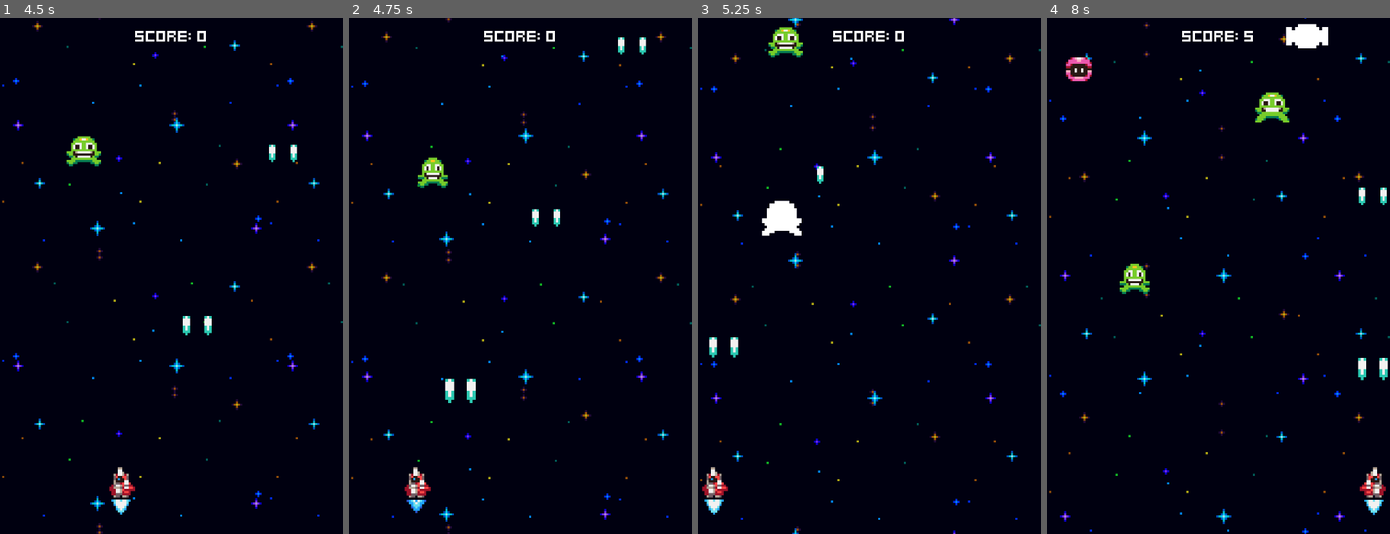
Above: before the commit, frames 1-4 (left to right).
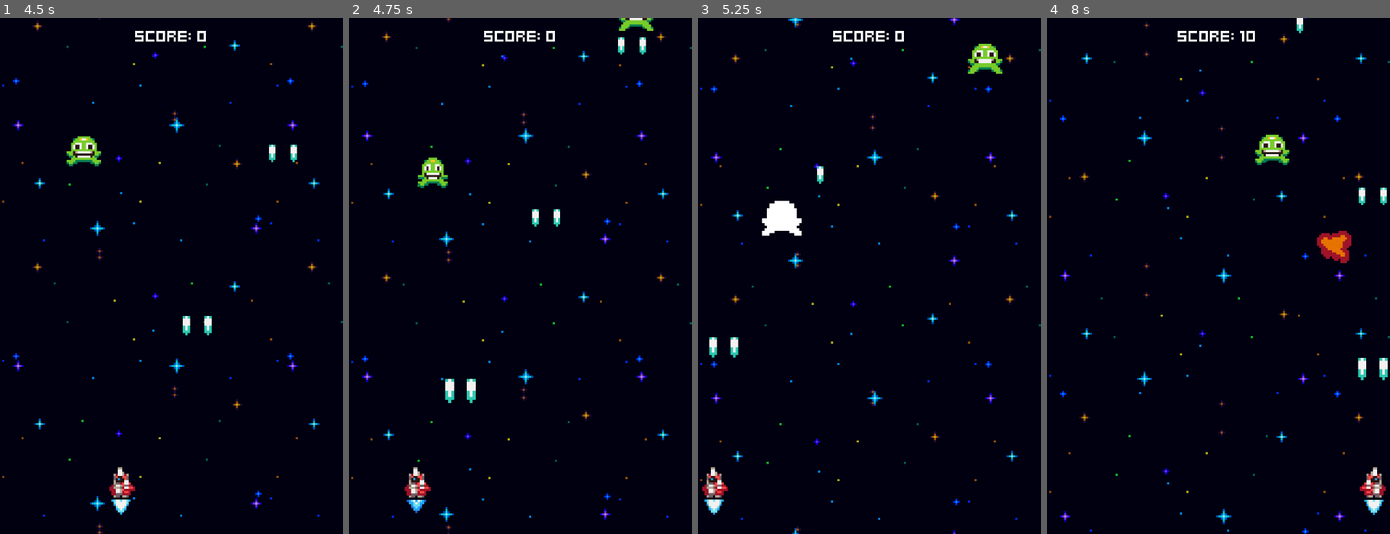
Above: after the commit, the same moments.

Repository: najamsk/godotTutorial_spaceShooter
Game: Godot game, scene res://menus/menu.tscn
Two runs of this game, one before a commit and one after it. Both use one fixed random seed, a clock stepped at 60 frames per second and the inputs below.
Inputs:
- Up to frame 1 (4.5 s): tap Space at 0.5 s; hold Right (ui_right) 0.53-1.28 s; tap Enter (ui_accept) at 0.77, 1.52, 3.02, 3.77 s; hold Left (ui_left) 1.28-2.03 s; hold Right (ui_right) 2.03-3.53 s; hold Left (ui_left) from 3.53 s (still down)
- Up to frame 2 (4.75 s): keep holding Left (ui_left); tap Enter (ui_accept) at 4.52 s
- Up to frame 3 (5.25 s): keep holding Left (ui_left)
- Up to frame 4 (8 s): release Left (ui_left) at 5.78 s; hold Right (ui_right) from 5.78 s (still down); tap Enter (ui_accept) at 6.02, 6.77, 7.52 s

Frame 1 is identical in both runs. In frame 2, 0.2% of the frame differs, in the area x 78-89%, y 0-3%; in frame 3, 0.9%; in frame 4, 2.8%, in the area x 5-89%, y 0-54%.

Commit message:
score based difficulty

Diff:
--- a/enemies/enemy_generator.gd
+++ b/enemies/enemy_generator.gd
@@ -3,6 +3,8 @@
 @export var GreenEnemyScene: PackedScene
 @export var YellowEnemyScene: PackedScene
 @export var PinkEnemyScene: PackedScene
+@export var game_stats: GameStats
+
 
 @onready var spawner_component: SpawnerComponent = $SpawnerComponent
 @onready var green_enemy_spawn_timer: Timer = $GreenEnemySpawnTimer
@@ -15,12 +17,19 @@
 
 # Called when the node enters the scene tree for the first time.
 func _ready() -> void:
-	green_enemy_spawn_timer.timeout.connect(handle_spawn.bind(GreenEnemyScene, green_enemy_spawn_timer))
-	yellow_enemy_spawn_timer.timeout.connect(handle_spawn.bind(YellowEnemyScene, yellow_enemy_spawn_timer))
-	pink_enemy_spawn_timer.timeout.connect(handle_spawn.bind(PinkEnemyScene, pink_enemy_spawn_timer))
+	green_enemy_spawn_timer.timeout.connect(handle_spawn.bind(GreenEnemyScene, green_enemy_spawn_timer, 3.0))
+	yellow_enemy_spawn_timer.timeout.connect(handle_spawn.bind(YellowEnemyScene, yellow_enemy_spawn_timer, 5.0))
+	pink_enemy_spawn_timer.timeout.connect(handle_spawn.bind(PinkEnemyScene, pink_enemy_spawn_timer, 10.0))
+	game_stats.score_changed.connect(func(new_score: int):
+		if new_score > 10:
+			yellow_enemy_spawn_timer.process_mode = Node.ProcessMode.PROCESS_MODE_INHERIT
+		if new_score > 50:
+			pink_enemy_spawn_timer.process_mode = Node.ProcessMode.PROCESS_MODE_INHERIT
+	)
 
 
-func handle_spawn(eneme_scene: PackedScene, timer: Timer) -> void:
+func handle_spawn(eneme_scene: PackedScene, timer: Timer, time_offset: float = 1.0) -> void:
 	spawner_component.scene = eneme_scene
 	spawner_component.spawn(Vector2(randf_range(margin, screen_width-margin), -16))
-	timer.start()
+	var spawn_rate = time_offset / (0.5 + (game_stats.score * 0.01))
+	timer.start(spawn_rate * randf_range(0.25, 0.5))
--- a/enemies/enemy_generator.tscn
+++ b/enemies/enemy_generator.tscn
@@ -1,14 +1,18 @@
-[gd_scene load_steps=5 format=3 uid="uid://crgp7u7rfrqpt"]
+[gd_scene load_steps=7 format=3 uid="uid://crgp7u7rfrqpt"]
 
 [ext_resource type="Script" uid="uid://dhqdsewdraka" path="res://enemies/enemy_generator.gd" id="1_k80ol"]
 [ext_resource type="Script" uid="uid://cpbm3in1nk6bt" path="res://components/spawner_component.gd" id="2_d5nw7"]
 [ext_resource type="PackedScene" uid="uid://cnfj60jbeayhw" path="res://enemies/green_enemy.tscn" id="2_m4hnj"]
 [ext_resource type="PackedScene" uid="uid://crkic1lw2d8xh" path="res://enemies/yellow_enemy.tscn" id="3_m4hnj"]
+[ext_resource type="PackedScene" uid="uid://dc2mykjeyuap8" path="res://enemies/pink_enemy.tscn" id="4_fag5v"]
+[ext_resource type="Resource" uid="uid://0bpsy03024ca" path="res://game_stats.tres" id="5_rpav0"]
 
 [node name="EnemyGenerator" type="Node2D"]
 script = ExtResource("1_k80ol")
 GreenEnemyScene = ExtResource("2_m4hnj")
 YellowEnemyScene = ExtResource("3_m4hnj")
+PinkEnemyScene = ExtResource("4_fag5v")
+game_stats = ExtResource("5_rpav0")
 
 [node name="SpawnerComponent" type="Node2D" parent="."]
 script = ExtResource("2_d5nw7")
@@ -20,11 +24,13 @@
 autostart = true
 
 [node name="YellowEnemySpawnTimer" type="Timer" parent="."]
+process_mode = 4
 wait_time = 5.0
 one_shot = true
 autostart = true
 
 [node name="PinkEnemySpawnTimer" type="Timer" parent="."]
+process_mode = 4
 wait_time = 5.0
 one_shot = true
 autostart = true
--- a/enemies/pink_enemy.gd
+++ b/enemies/pink_enemy.gd
@@ -7,6 +7,9 @@
 @onready var move_side_state: TimedStateComponent = %MoveSideState
 @onready var pause_state: TimedStateComponent = %PauseState
 @onready var move_side_component: MoveComponent = %MoveSideComponent
+@onready var fire_state: StateComponent = %FireState
+@onready var projectile_spawner_component: SpawnerComponent = %ProjectileSpawnerComponent
+
 
 
 # Called when the node enters the scene tree for the first time.
@@ -20,7 +23,15 @@
 	move_side_component.velocity.x = [-20, 20].pick_random()
 
 	move_down_state.state_finished.connect(move_side_state.enable)
-	move_side_state.state_finished.connect(pause_state.enable)
+	#move_side_state.state_finished.connect(pause_state.enable)
+	move_side_state.state_finished.connect(func():
+		fire_state.enable()
+		scale_component.tween_scale()
+		projectile_spawner_component.spawn(global_position)
+		fire_state.disable()
+		fire_state.state_finished.emit()
+	)
+	fire_state.state_finished.connect(pause_state.enable)
 	pause_state.state_finished.connect(move_down_state.enable)
 
 	move_down_state.enable()
--- a/enemies/pink_enemy.tscn
+++ b/enemies/pink_enemy.tscn
@@ -6,6 +6,9 @@
 [ext_resource type="Script" uid="uid://bq3ofsjqcmk7o" path="res://components/move_component.gd" id="5_mik3f"]
 [ext_resource type="Script" uid="uid://voopolb4cr3j" path="res://components/border_bounce_component.gd" id="6_7dxut"]
 [ext_resource type="Script" uid="uid://ccasnm265pqmt" path="res://components/timed_state_componoent.gd" id="6_67erp"]
+[ext_resource type="Script" uid="uid://mssghxo5gtaf" path="res://components/state_component.gd" id="7_3uis6"]
+[ext_resource type="Script" uid="uid://cpbm3in1nk6bt" path="res://components/spawner_component.gd" id="8_idvas"]
+[ext_resource type="PackedScene" uid="uid://cy571jdqmjti5" path="res://projectiles/pink_enemy_projectile.tscn" id="9_4s7jl"]
 
 [sub_resource type="AtlasTexture" id="AtlasTexture_0kney"]
 atlas = ExtResource("2_psv4m")
@@ -113,7 +116,18 @@
 move_component = NodePath("../MoveSideComponent")
 metadata/_custom_type_script = "uid://voopolb4cr3j"
 
-[node name="PauseState" type="Node" parent="States" index="2"]
+[node name="FireState" type="Node" parent="States" index="2"]
+unique_name_in_owner = true
+script = ExtResource("7_3uis6")
+metadata/_custom_type_script = "uid://mssghxo5gtaf"
+
+[node name="ProjectileSpawnerComponent" type="Node2D" parent="States/FireState" index="0"]
+unique_name_in_owner = true
+script = ExtResource("8_idvas")
+scene = ExtResource("9_4s7jl")
+metadata/_custom_type_script = "uid://cpbm3in1nk6bt"
+
+[node name="PauseState" type="Node" parent="States" index="3"]
 unique_name_in_owner = true
 script = ExtResource("6_67erp")
 duration = 3.0
--- /dev/null
+++ b/projectiles/pink_enemy_projectile.gd
@@ -0,0 +1,11 @@
+extends Node2D
+@onready var hitbox_component: HitboxComponent = $Anchor/HitboxComponent
+@onready var visible_on_screen_notifier_2d: VisibleOnScreenNotifier2D = $VisibleOnScreenNotifier2D
+@onready var scale_component: ScaleComponent = $ScaleComponent
+
+
+# Called when the node enters the scene tree for the first time.
+func _ready() -> void:
+	scale_component.tween_scale()
+	hitbox_component.hit_hurtbox.connect(queue_free.unbind(1))
+	visible_on_screen_notifier_2d.screen_exited.connect(queue_free)
--- /dev/null
+++ b/projectiles/pink_enemy_projectile.tscn
@@ -0,0 +1,125 @@
+[gd_scene load_steps=15 format=3 uid="uid://cy571jdqmjti5"]
+
+[ext_resource type="Script" uid="uid://besc8bx7775jv" path="res://projectiles/pink_enemy_projectile.gd" id="1_7ytmt"]
+[ext_resource type="Texture2D" uid="uid://qjsfla38vcqf" path="res://assets/pink_enemy_projectile.png" id="1_fwfae"]
+[ext_resource type="Script" uid="uid://cch8cmjno01l5" path="res://components/hitbox_component.gd" id="2_7ytmt"]
+[ext_resource type="Script" uid="uid://bq3ofsjqcmk7o" path="res://components/move_component.gd" id="3_04bmb"]
+[ext_resource type="Script" uid="uid://xpvq3lp5lewj" path="res://components/scale_component.gd" id="4_defgk"]
+
+[sub_resource type="AtlasTexture" id="AtlasTexture_arb35"]
+atlas = ExtResource("1_fwfae")
+region = Rect2(0, 0, 16, 16)
+
+[sub_resource type="AtlasTexture" id="AtlasTexture_dfe2q"]
+atlas = ExtResource("1_fwfae")
+region = Rect2(16, 0, 16, 16)
+
+[sub_resource type="AtlasTexture" id="AtlasTexture_2lwwl"]
+atlas = ExtResource("1_fwfae")
+region = Rect2(32, 0, 16, 16)
+
+[sub_resource type="AtlasTexture" id="AtlasTexture_2wy20"]
+atlas = ExtResource("1_fwfae")
+region = Rect2(48, 0, 16, 16)
+
+[sub_resource type="SpriteFrames" id="SpriteFrames_aarhx"]
+animations = [{
+"frames": [{
+"duration": 1.0,
+"texture": SubResource("AtlasTexture_arb35")
+}, {
+"duration": 1.0,
+"texture": SubResource("AtlasTexture_dfe2q")
+}, {
+"duration": 1.0,
+"texture": SubResource("AtlasTexture_2lwwl")
+}, {
+"duration": 1.0,
+"texture": SubResource("AtlasTexture_2wy20")
+}],
+"loop": true,
+"name": &"default",
+"speed": 5.0
+}]
+
+[sub_resource type="CircleShape2D" id="CircleShape2D_1eqe5"]
+radius = 4.12311
+
+[sub_resource type="Animation" id="Animation_dg56s"]
+length = 0.001
+tracks/0/type = "value"
+tracks/0/imported = false
+tracks/0/enabled = true
+tracks/0/path = NodePath("Anchor:position")
+tracks/0/interp = 1
+tracks/0/loop_wrap = true
+tracks/0/keys = {
+"times": PackedFloat32Array(0),
+"transitions": PackedFloat32Array(1),
+"update": 0,
+"values": [Vector2(0, 0)]
+}
+
+[sub_resource type="Animation" id="Animation_2cd7j"]
+resource_name = "ocillate"
+loop_mode = 1
+tracks/0/type = "value"
+tracks/0/imported = false
+tracks/0/enabled = true
+tracks/0/path = NodePath("Anchor:position")
+tracks/0/interp = 2
+tracks/0/loop_wrap = true
+tracks/0/keys = {
+"times": PackedFloat32Array(0, 0.5),
+"transitions": PackedFloat32Array(1, 1),
+"update": 0,
+"values": [Vector2(-4, 0), Vector2(4, 0)]
+}
+
+[sub_resource type="AnimationLibrary" id="AnimationLibrary_mmwea"]
+_data = {
+&"RESET": SubResource("Animation_dg56s"),
+&"ocillate": SubResource("Animation_2cd7j")
+}
+
+[node name="PinkEnemyProjectile" type="Node2D"]
+script = ExtResource("1_7ytmt")
+
+[node name="Anchor" type="Node2D" parent="."]
+
+[node name="AnimatedSprite2D" type="AnimatedSprite2D" parent="Anchor"]
+sprite_frames = SubResource("SpriteFrames_aarhx")
+autoplay = "default"
+frame = 3
+frame_progress = 0.782409
+
+[node name="HitboxComponent" type="Area2D" parent="Anchor"]
+collision_layer = 0
+script = ExtResource("2_7ytmt")
+metadata/_custom_type_script = "uid://cch8cmjno01l5"
+
+[node name="CollisionShape2D" type="CollisionShape2D" parent="Anchor/HitboxComponent"]
+shape = SubResource("CircleShape2D_1eqe5")
+
+[node name="MoveComponent" type="Node" parent="." node_paths=PackedStringArray("actor")]
+script = ExtResource("3_04bmb")
+velocity = Vector2(0, 30)
+actor = NodePath("..")
+metadata/_custom_type_script = "uid://bq3ofsjqcmk7o"
+
+[node name="VisibleOnScreenNotifier2D" type="VisibleOnScreenNotifier2D" parent="."]
+position = Vector2(0, -1.19209e-07)
+scale = Vector2(0.5, 0.5)
+
+[node name="ScaleComponent" type="Node" parent="." node_paths=PackedStringArray("sprite")]
+script = ExtResource("4_defgk")
+sprite = NodePath("../Anchor/AnimatedSprite2D")
+scale_amount = Vector2(2, 2)
+scale_duration = 1.0
+metadata/_custom_type_script = "uid://xpvq3lp5lewj"
+
+[node name="AnimationPlayer" type="AnimationPlayer" parent="."]
+libraries = {
+&"": SubResource("AnimationLibrary_mmwea")
+}
+autoplay = "ocillate"
Not shown: 1 places in enemies/pink_enemy.tscn that only renumber resources
Not shown, added: projectiles/pink_enemy_projectile.gd.uid
